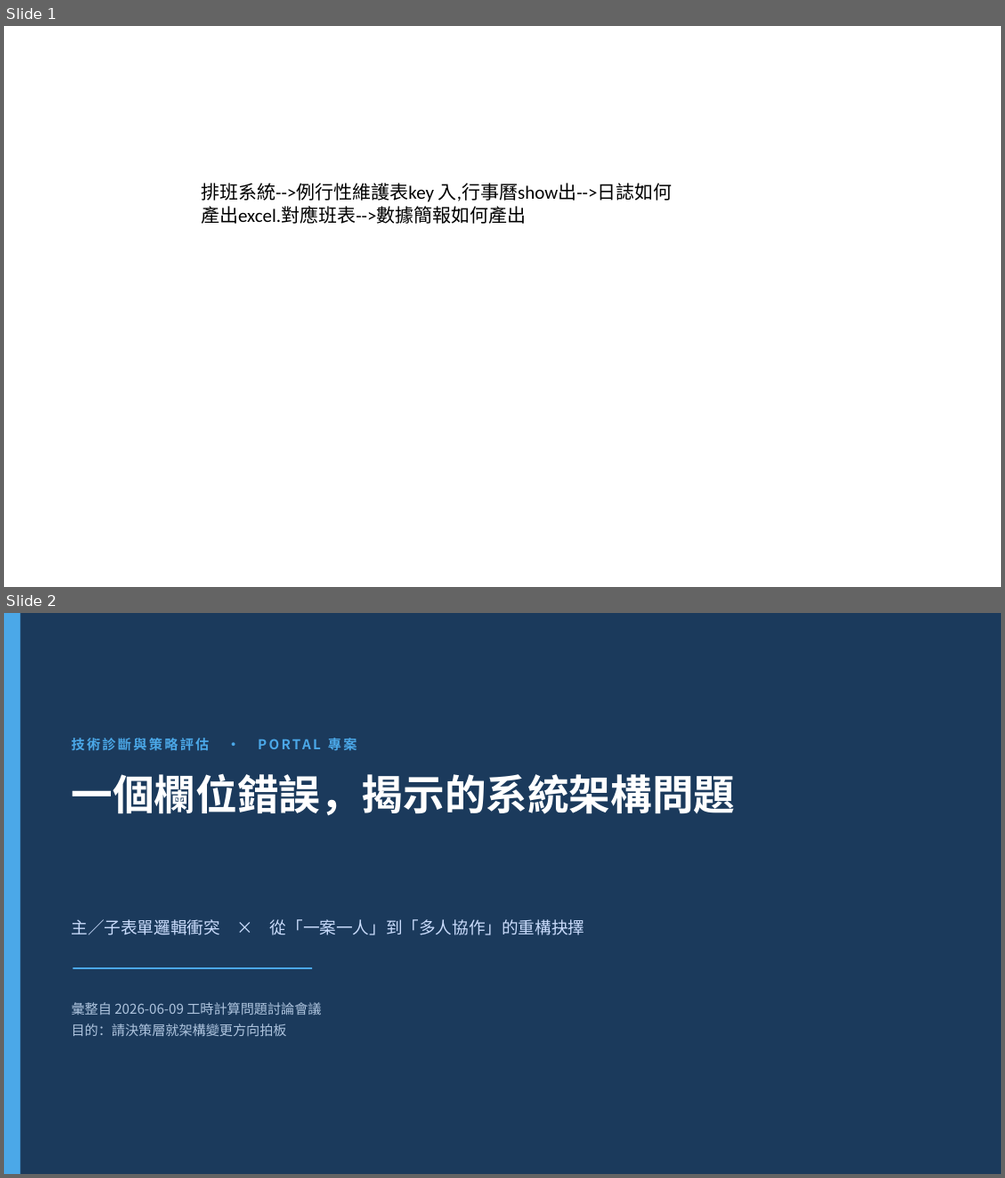
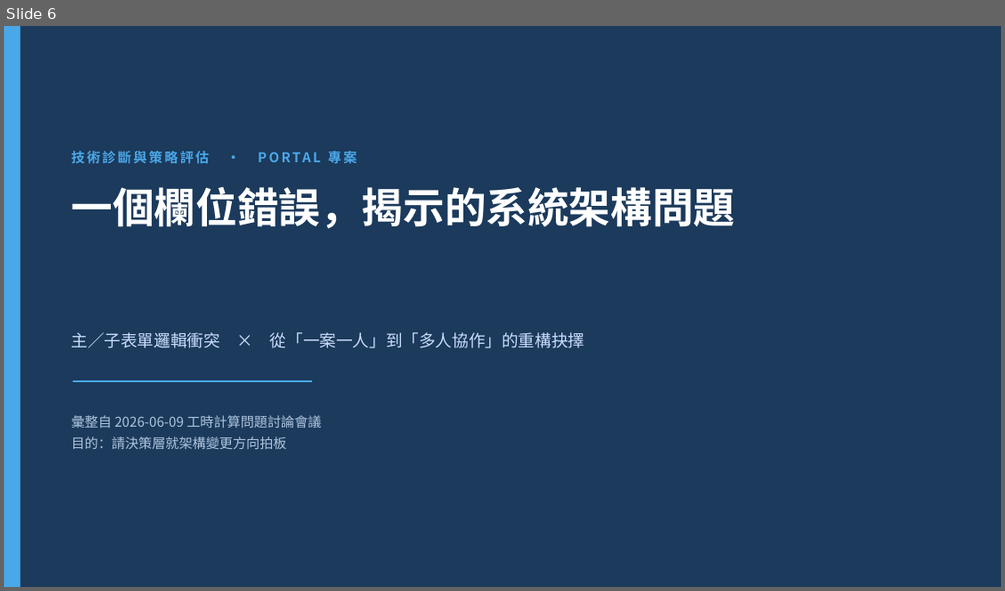
Before and after one commit to Samuelhuang-com/portal, a slide deck: 工時計算架構診斷與重構抉擇.pptx. Shown one above the other, each under a label of ours: slides 1 and 2 before the commit, slide 6 after it. The pictures are 1005x1178 and 1005x591 pixels, drawn with LibreOffice and Linux fonts; fonts in the diff are those of the drawing. Boxes give left, top, right and bottom in pixels: in the first picture for what was removed or moved away, otherwise in the second. Text is boxed around its words. In the diff, an @@ line names an element or a change of style, - is before the commit and + after.

```diff
--- a/工時計算架構診斷與重構抉擇.pptx
+++ b/工時計算架構診斷與重構抉擇.pptx
@@ slide 1 removed at (4, 26, 1001, 587), background #FFFFFF @@
@@ text removed at (201, 183, 672, 224) @@
-排班系統-->例行性維護表key 入,行事曆show出-->日誌如何產出excel.對應班表-->數據簡報如何產出
@@ what was slide 2 is now slide 6 @@
```
Also in this commit, not shown: 5 slides added, 2 other files.
